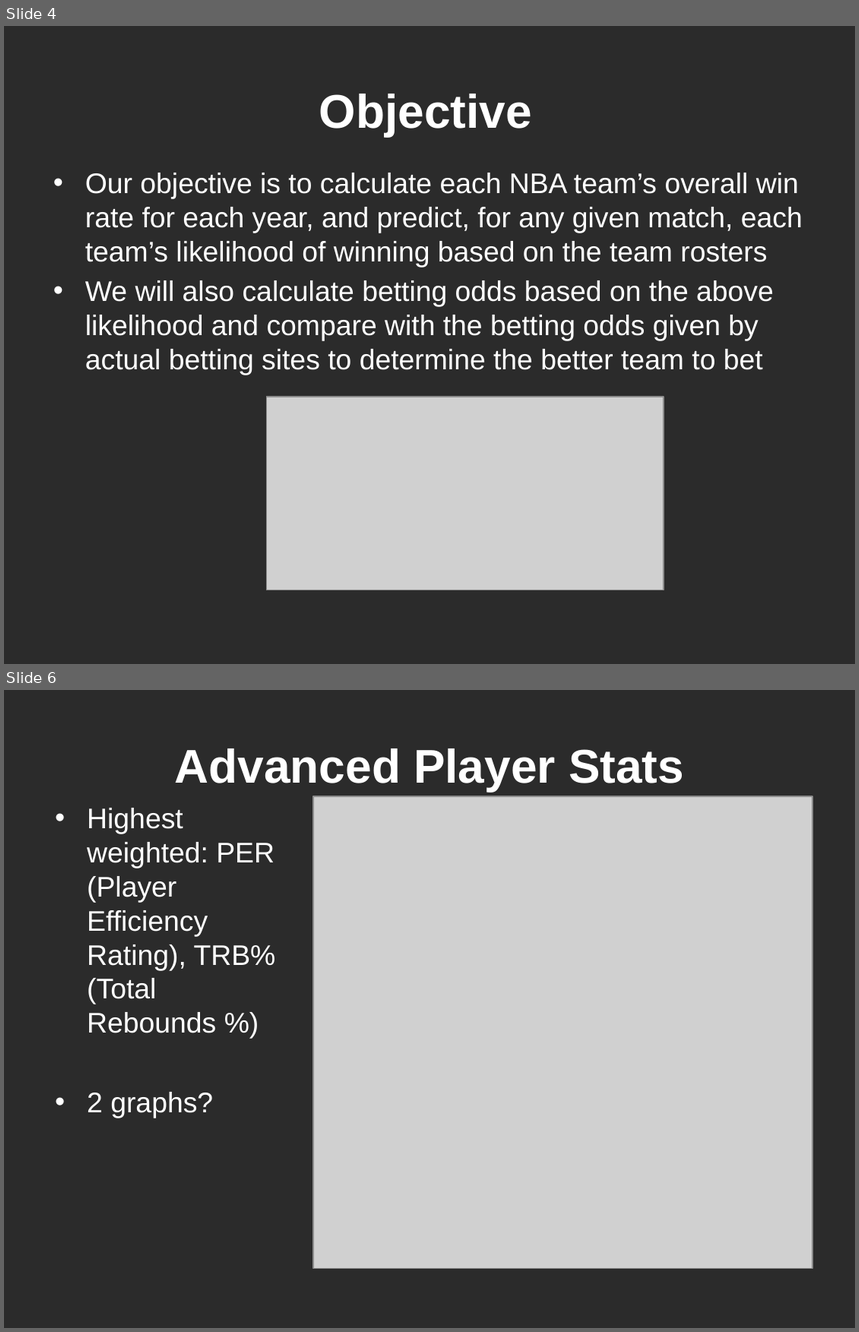
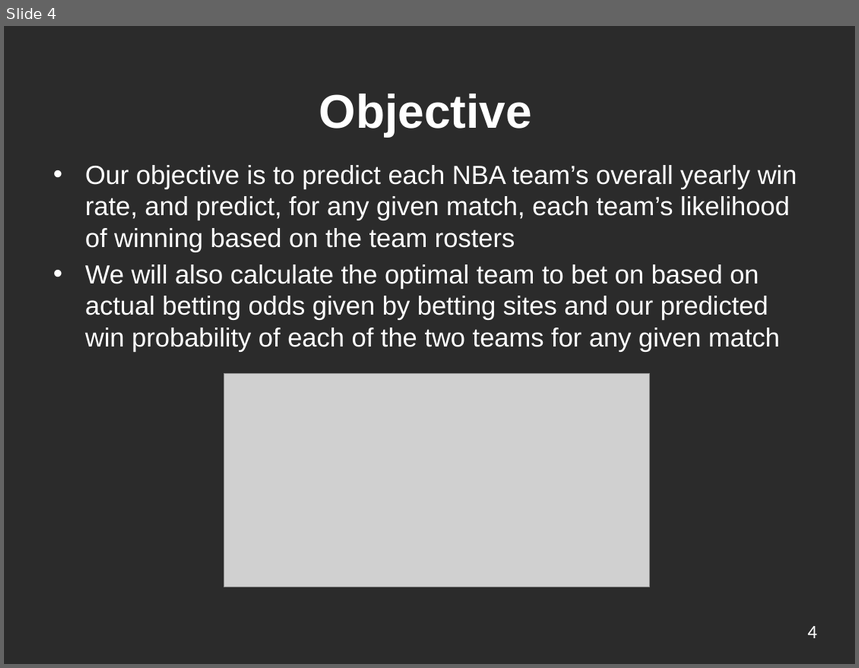
Before and after one commit to ickletsmulet/ECE-143-Group-19, a slide deck: Presentation.pptx. Shown one above the other, each under a label of ours: slides 4 and 6 before the commit, slide 4 after it; the slides between them are not shown. The pictures are 859x1332 and 859x668 pixels, drawn with LibreOffice and Linux fonts; fonts in the diff are those of the drawing; grey boxes stand for pictures; background and template pictures are left out; a plain dark background stands for a picture behind light text. Boxes give left, top, right and bottom in pixels: in the first picture for what was removed or moved away, otherwise in the second. Text is boxed around its words. In the diff, an @@ line names an element or a change of style, - is before the commit and + after.

```diff
--- a/Presentation.pptx
+++ b/Presentation.pptx
@@ slide 6 removed at (4,690,855,1328), background picture (left out) @@
@@ title removed at (175,749,684,792) @@
-Advanced Player Stats
@@ picture removed at (313,796,813,1269) @@
@@ text removed at (87,808,276,1118) @@
-• Highest weighted: PER (Player Efficiency Rating), TRB% (Total Rebounds %)
-• 2 graphs?
@@ slide 4 changed as well @@
@@ text at (85,165,797,352): text changed; size 24 to 22.2 pt @@
-• Our objective is to calculate each NBA team’s overall win rate for each year, and predict, for any given match, each team’s likelihood of winning based on the team rosters
-• We will also calculate betting odds based on the above likelihood and compare with the betting odds given by actual betting sites to determine the better team to bet
+• Our objective is to predict each NBA team’s overall yearly win rate, and predict, for any given match, each team’s likelihood of winning based on the team rosters
+• We will also calculate the optimal team to bet on based on actual betting odds given by betting sites and our predicted win probability of each of the two teams for any given match
@@ picture: place and size @@
-picture at (266,397,664,591)
+picture at (224,373,649,588)
@@ page number added at (808,626,818,639), 16 pt, text #FFFFFF @@
+4
```
Also in this commit, not shown: 5 other slides changed, 6 slides added.
